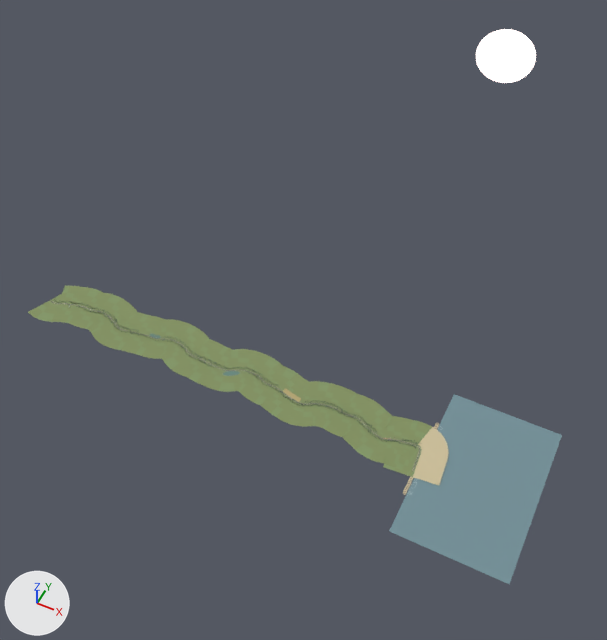
An edit to the glTF model frontend/projects/ride/public/courses/goldengate.glb, drawn before and after from the same camera.
Before and after are seen from a camera (50 mm lens) standing at (7164.0, -6041.0, 9274.0) and looking at (3779.0, 731.0, 810.0). The axes (+X, +Y, +Z) are drawn at lower left. The lights are the same throughout. The older version comes first. Where no turn or scale is listed for an object, it has been applied to the vertices. Vertices at exactly the same position are counted once.

In view in the first picture: 'Land_000', 'Land_001', 'Land_002', 'Land_003', 'Land_004', 'Land_005', 'Land_006', 'Sun'.
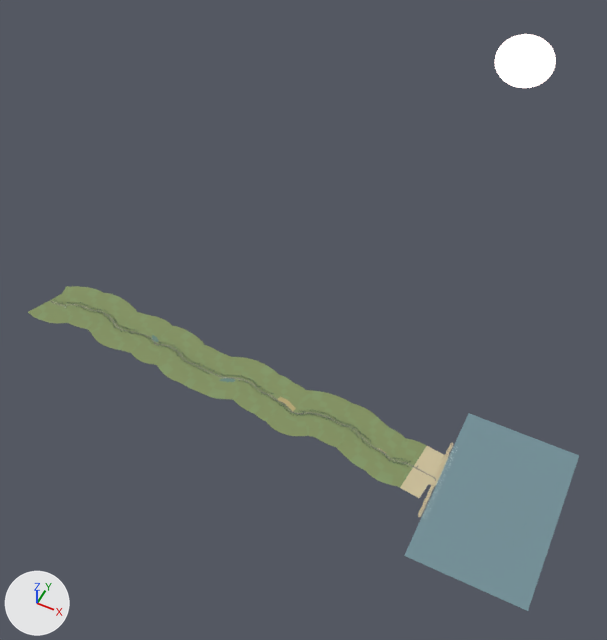
Edits to the bpy script that builds the scene:
```text
Change me_land_006:
    used by ob_land_006; location = (5303.0, 1083.0, 0.0); scale = (2100.0, 2300.0, 655.0)
    remove me_land_006.from_pydata(...)  # 16347 vertices, 23428 faces; spans x 0.0..1.0, y -1.0..0.0, z 0.0..0.05
    add me_land_006.from_pydata(...)  # 17219 vertices, 24010 faces; spans x 0.0..1.0, y -1.0..0.0, z 0.0..0.046
    me_land_006 part 1: 9 vertices moved within x 0.142..0.191, y -0.47..-0.461, z 0.029..0.035; 3400 vertices removed from x 0.0..0.44, y -0.657..-0.277, z 0.007..0.038; 16258 vertices added at x 0.0..0.517, y -0.762..-0.238, z 0.0..0.046
    me_land_006 part 2: 8 vertices added at x 0.369..1.0, y -1.0..0.0, z 0.003
    other edits to the shape of me_land_006 do not show in these pictures
Change ob_land_002:
    ob_land_002.location: (1652.0, 514.0, 58.0) -> (1600.0, 390.0, 58.0)
Change ob_land_003:
    ob_land_003.location: (2677.0, 505.0, 49.0) -> (2666.0, 347.0, 49.0)
    ob_land_003.scale: (941.0, 869.0, 655.0) -> (953.0, 836.0, 655.0)
Change ob_land_004:
    ob_land_004.location: (3602.0, 482.0, 42.0) -> (3603.0, 305.0, 41.0)
Change ob_land_005:
    ob_land_005.location: (4501.0, 483.0, 12.0) -> (4495.0, 307.0, 12.0)
    ob_land_005.scale: (1130.0, 889.0, 655.0) -> (1080.0, 892.0, 655.0)
Change ob_land_006:
    ob_land_006.location: (5303.0, 1083.0, 0.0) -> (5312.0, 870.0, -1.0)
    ob_land_006.scale: (2100.0, 2300.0, 655.0) -> (2380.0, 2300.0, 655.0)
Change ob_sun:
    ob_sun.location: (4508.0, 4919.0, 2440.0) -> (4791.0, 4912.0, 2440.0)
```

Boxes (x1, y1, x2, y2) around the edits, measured in the pictures (607 x 640 px):
'Land_006', reshaped, moved, rescaled (19% wider)
    before: (383, 394, 562, 584)
    after: (365, 413, 579, 611)
'Land_005', moved, rescaled
    before: (322, 387, 395, 463)
    after: (316, 396, 405, 470)
'Land_004', moved
    before: (258, 366, 342, 428)
    after: (252, 374, 336, 438)
'Sun', moved
    before: (476, 29, 536, 83)
    after: (494, 34, 556, 88)
'Land_003', moved, rescaled
    before: (197, 346, 283, 404)
    after: (191, 352, 278, 413)
'Land_002', moved
    before: (150, 319, 224, 382)
    after: (132, 326, 219, 389)
part 1 of me_land_006, reshaped
    before: (383, 416, 449, 485)
    after: (365, 437, 457, 517)
part 2 of me_land_006, added (cyan)
    after: (404, 413, 579, 611)
